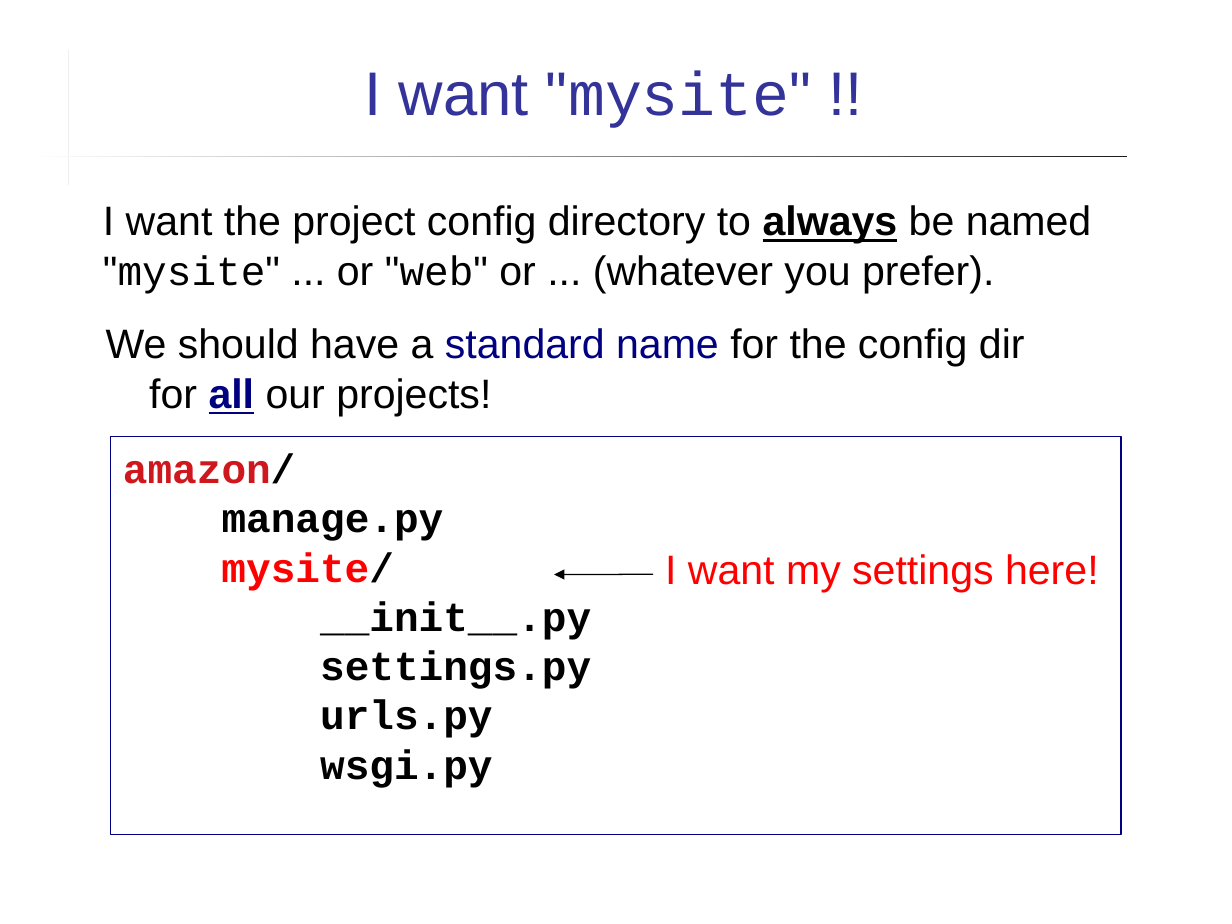
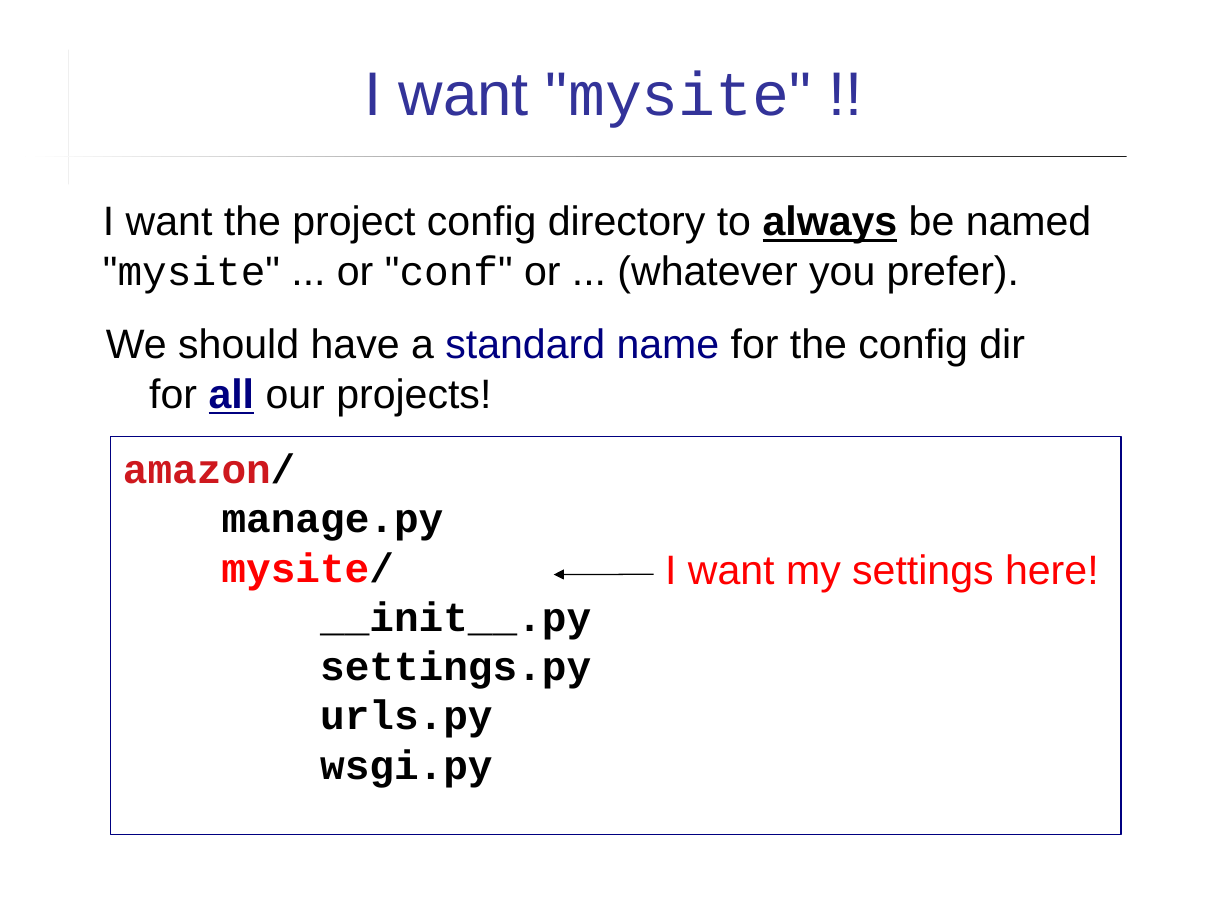
Before and after one commit to cpske/ISP, a slide deck: slide 24 of django/Intro-to-Django.ppt. Drawn at 1232x924 pixels with LibreOffice and Linux fonts; fonts in the diff are those of the drawing. Boxes give left, top, right and bottom in pixels: in the first picture for what was removed or moved away, otherwise in the second. Text is boxed around its words. In the diff, an @@ line names an element or a change of style, - is before the commit and + after.

Commit message:
improve wording in slides

```diff
--- a/django/Intro-to-Django.ppt
+++ b/django/Intro-to-Django.ppt
@@ text at (103, 205, 1092, 293): text changed @@
-I want the project config directory to always be named "mysite" ... or "web" or ... (whatever you prefer).
+I want the project config directory to always be named "mysite" ... or "conf" or ... (whatever you prefer).
```
Also in this commit, not shown: 9 other slides changed, 4 other files.
